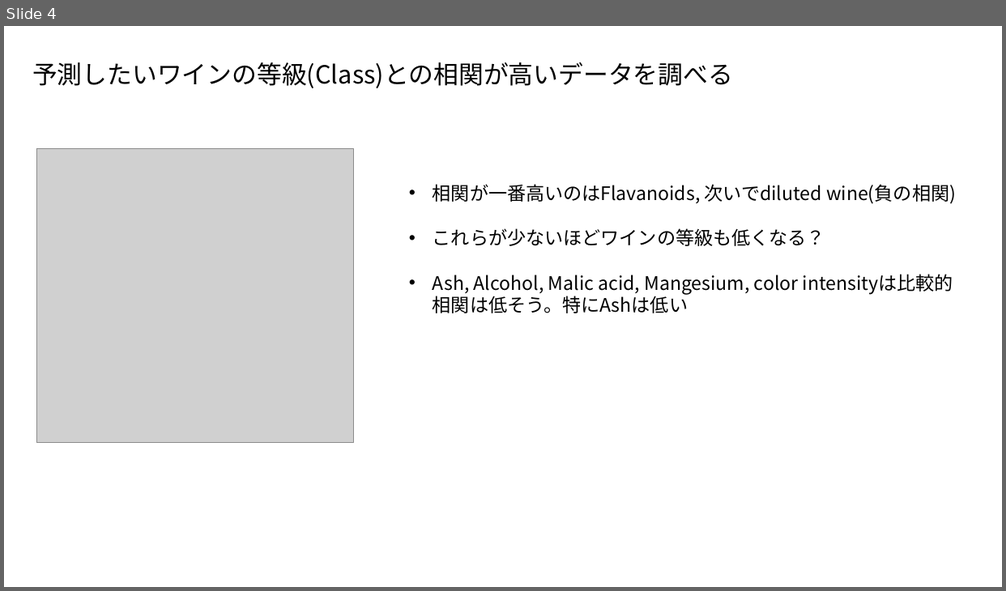
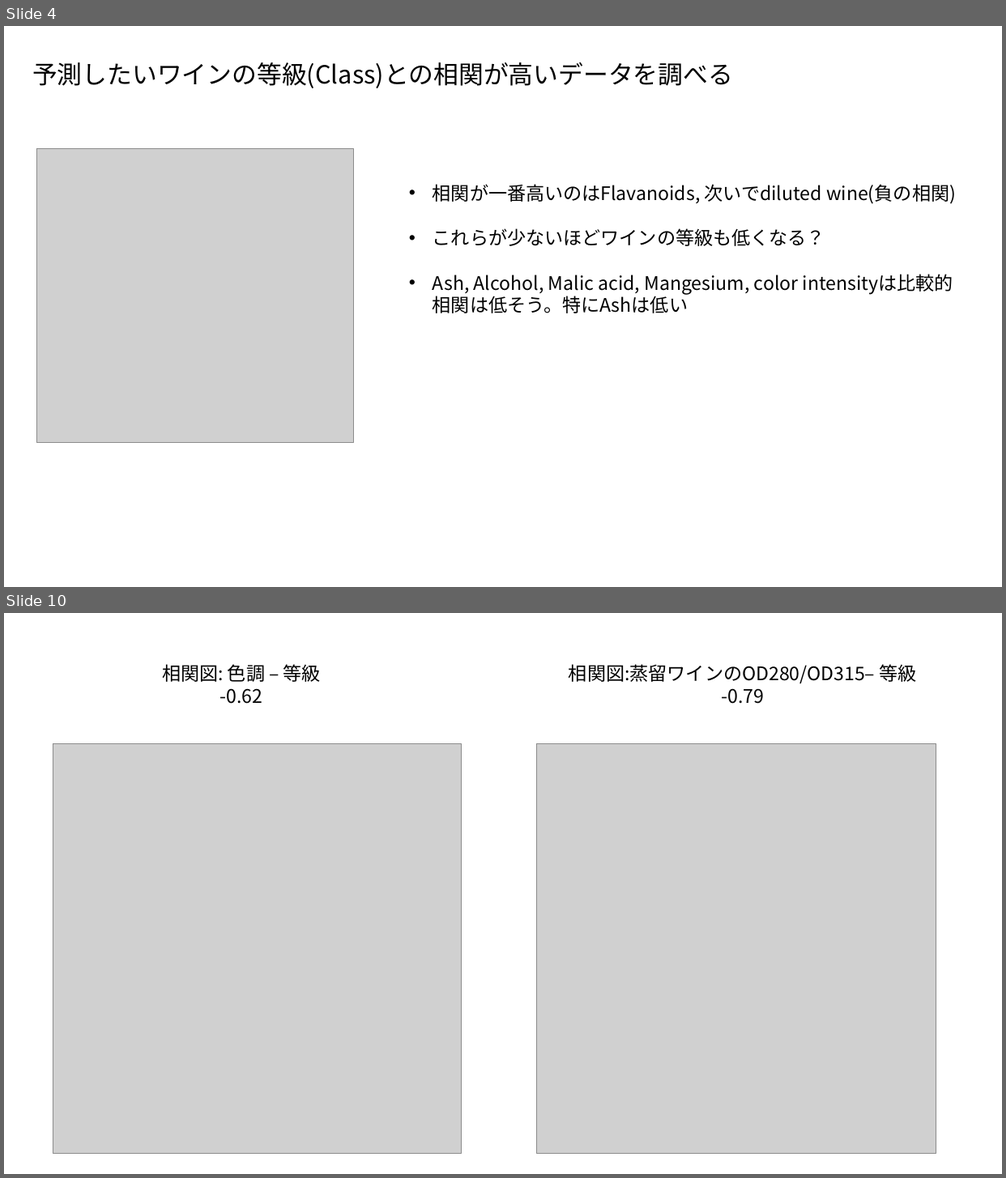
Before and after one commit to ShisatoYano/PythonPrograms, a slide deck: Analysis_Origine_Wine/Report.pptx. Shown one above the other, each under a label of ours: slide 4 before the commit, slides 4 and 10 after it; the slides between them are not shown. The pictures are 1006x591 and 1006x1178 pixels, drawn with LibreOffice and Linux fonts; fonts in the diff are those of the drawing; grey boxes stand for pictures. Boxes give left, top, right and bottom in pixels: in the first picture for what was removed or moved away, otherwise in the second. Text is boxed around its words. In the diff, an @@ line names an element or a change of style, - is before the commit and + after.

```diff
--- a/Analysis_Origine_Wine/Report.pptx
+++ b/Analysis_Origine_Wine/Report.pptx
@@ slide 10 added at (4,613,1002,1174), background #FFFFFF @@
@@ text added at (162,664,321,704), 18 pt, text #000000 @@
+相関図: 色調 – 等級
+-0.62
@@ text added at (569,664,917,704), 18 pt, text #000000 @@
+相関図:蒸留ワインのOD280/OD315– 等級
+-0.79
@@ picture added at (53,744,461,1154) @@
@@ picture added at (537,744,936,1154) @@
```
Also in this commit, not shown: 23 other slides added, 7 other files.
